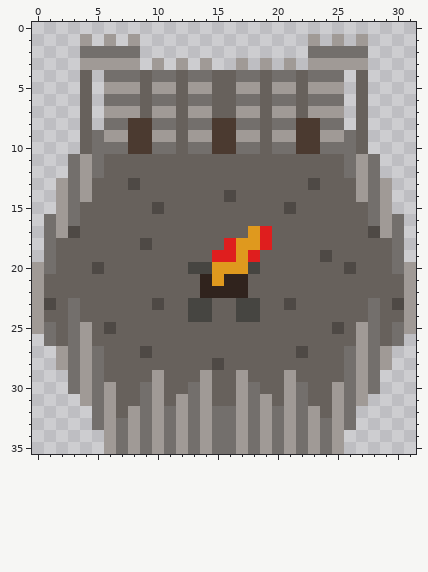
A pixel-art sprite gets an edit: Images/TileSets/FantasyHex/Tiles/City center-Smithy era.png. This is how it looked before the edit.
The file is 32x36 pixels. Colours within 5 levels of each other are drawn and written as one.
New version:
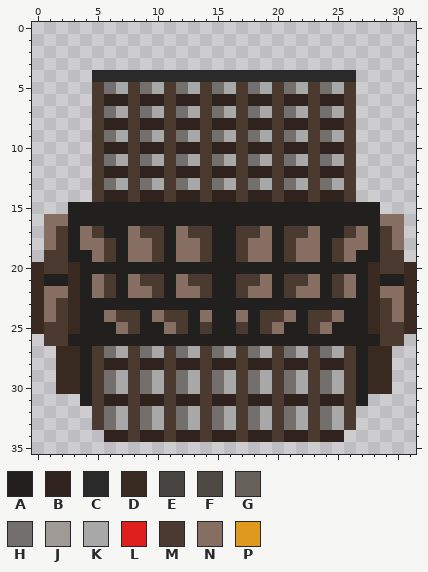
Palette (. is transparent): A #22201f  B #30231d  C #2a2a2a  D #382921  E #464541  F #4e4945  G #67615c  H #736f6c  J #a09a96  K #a8a8a8  L #df1e1e  M #4b3a30  N #866f62  P #df991e
Changes in this commit:
Changed rows in their new state; - is an unchanged pixel.
first column x 0:
 1 ----.-.-.--------------.-.-.----
 2 ----.....--------------.....----
 3 ----.....-.-.-.--.-.-.-.....----
 4 ----.CCCCCCCCCCCCCCCCCCCCCC.----
 5 ----.MHKMHKMHKMHKMHKMHKMHKM.----
 6 ----.MBBMBBMBBMBBMBBMBBMBBM.----
 7 ----.MHKMHKMHKMHKMHKMHKMHKM.----
 8 ----.MBB-BBMBBMBBMBBMBB-BBM.----
 9 ----.MHK-HKMHKMHKMHKMHK-HKM.----
10 ----.MBB-BBMBBMBBMBBMBB-BBM.----
11 ---..MHKMHKMHKMHKMHKMHKMHKM..---
12 ---..MBBMBBMBBMBBMBBMBBMBBM..---
13 --...MHKMHKMHKMHKMHKMHKMHKM...--
14 --...MBBMBBMBBMBBMBBMBBMBBM...--
15 --.AAAAAAAAAAAAAAAAAAAAAAAAAA.--
16 -NNAAAAAAAAAAAAAAAAAAAAAAAAAANN-
17 -NMANMAANMMANMMAAMMNAMMNAAMNAMN-
18 -NMANNMANNMANNMAAMNNAMNNAMNNAMN-
19 -MMAANMANNMANNMAAMNNAMNNAMNAAMM-
20 DMMDAAAAAAAAAAAAAAAAAAAAAAAADMMD
21 DAADANMANMMANMMAAMMNAMMNAMNADAAD
22 DNNDANMANNMANNMAAMNNAMNNAMNADNND
23 DNMDAAAAAAAAAAAAAAAAAAAAAAAADMND
24 DNMDAANMMANMMANAANAMMNAMMNAADMND
25 DMMDAAANMAANMAMAAMAMNAAMNAAADMMD
26 -MMAAAAAAAAAAAAAAAAAAAAAAAAAAMM-
27 --DDAMHKMHKMHKMHKMHKMHKMHKMADD--
28 --DDAMBBMBBMBBMBBMBBMBBMBBMADD--
29 --DDAMHKMHKMHKMHKMHKMHKMHKMADD--
30 --DDAMHKM-KMHKMHKM-KMHKMHKMADD--
31 ----AMBBMBBMBBMBBMBBMBBMBBMA----
32 -----MHKM-KMHKM-KM-KMHKMHKM-----
33 -----MHKM-KMHKM-KM-KMHKM-KM-----
34 ------BBMBBMBBMBBMBBMBBMBB------
35 ------....................------
Where, in picture pixels (left, top, right, bottom), the same in both pictures:
changed: (32, 34, 416, 454)
